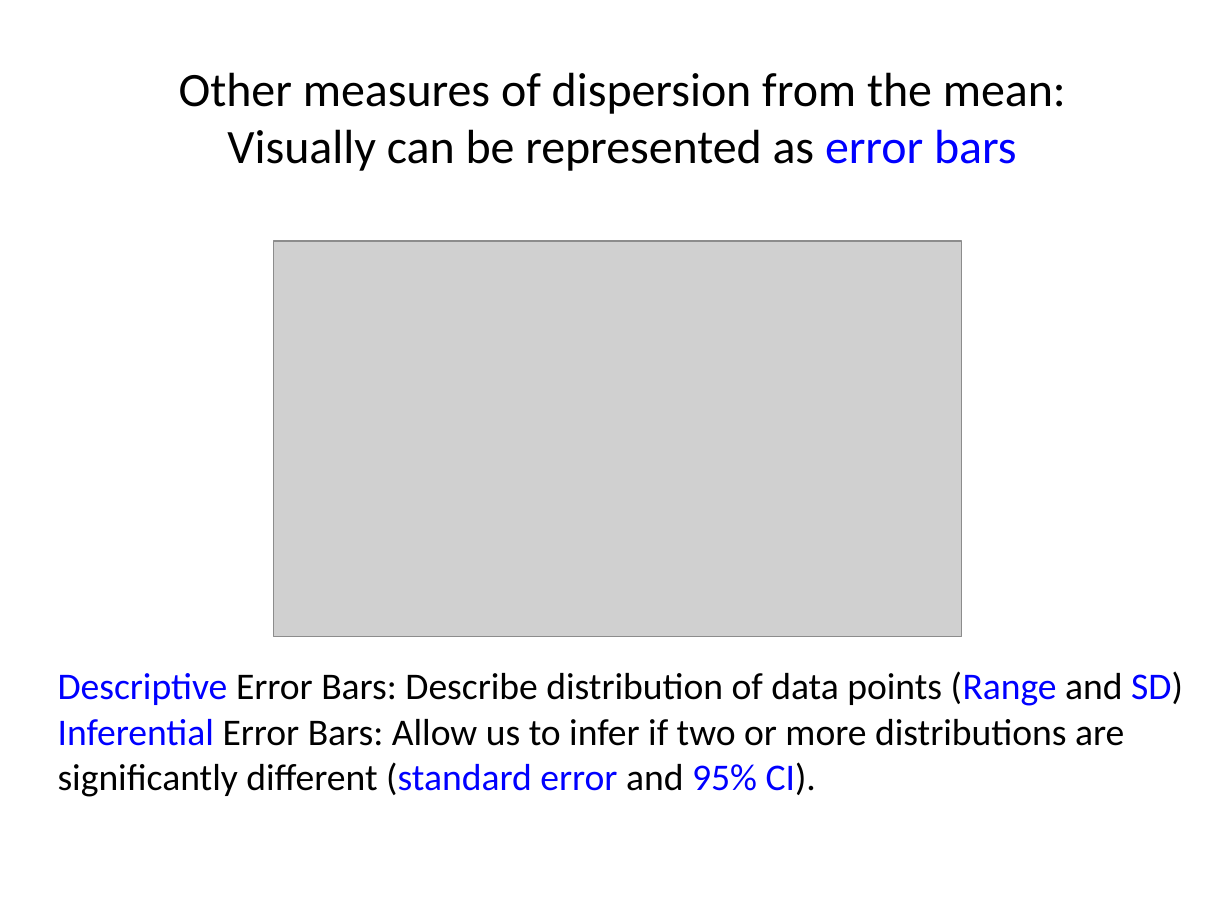
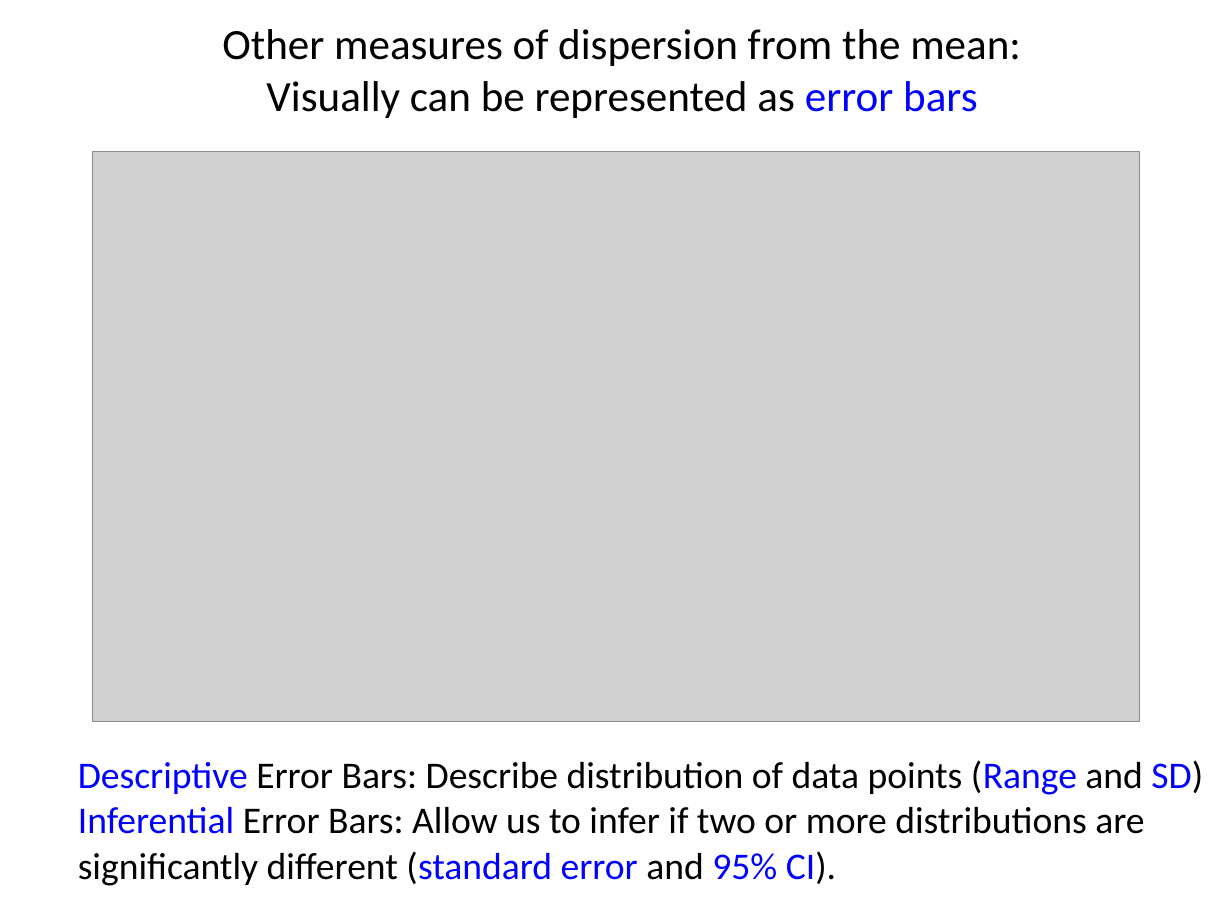
Before and after one commit to cmgienger/6-2WayANOVA, a slide deck: slide 13 of 6-Error_bars.pptx. Drawn at 1232x924 pixels with LibreOffice and Linux fonts; fonts in the diff are those of the drawing; grey boxes stand for pictures. Boxes give left, top, right and bottom in pixels: in the first picture for what was removed or moved away, otherwise in the second. Text is boxed around its words. In the diff, an @@ line names an element or a change of style, - is before the commit and + after.

```diff
--- a/6-Error_bars.pptx
+++ b/6-Error_bars.pptx
@@ title "Other measures of dispersion from ..." at [222, 29, 1021, 118]: size 28 to 25.2 pt @@
@@ picture added at [92, 152, 1140, 722] @@
@@ picture removed at [274, 241, 962, 637] @@
@@ text "Descriptive Error Bars: Describe distribution ...": place and size @@
-text "Descriptive Error Bars: Describe distribution ..." at [58, 671, 1183, 797]
+text "Descriptive Error Bars: Describe distribution ..." at [78, 760, 1203, 886]
```
Also in this commit, not shown: 1 other slide changed.
